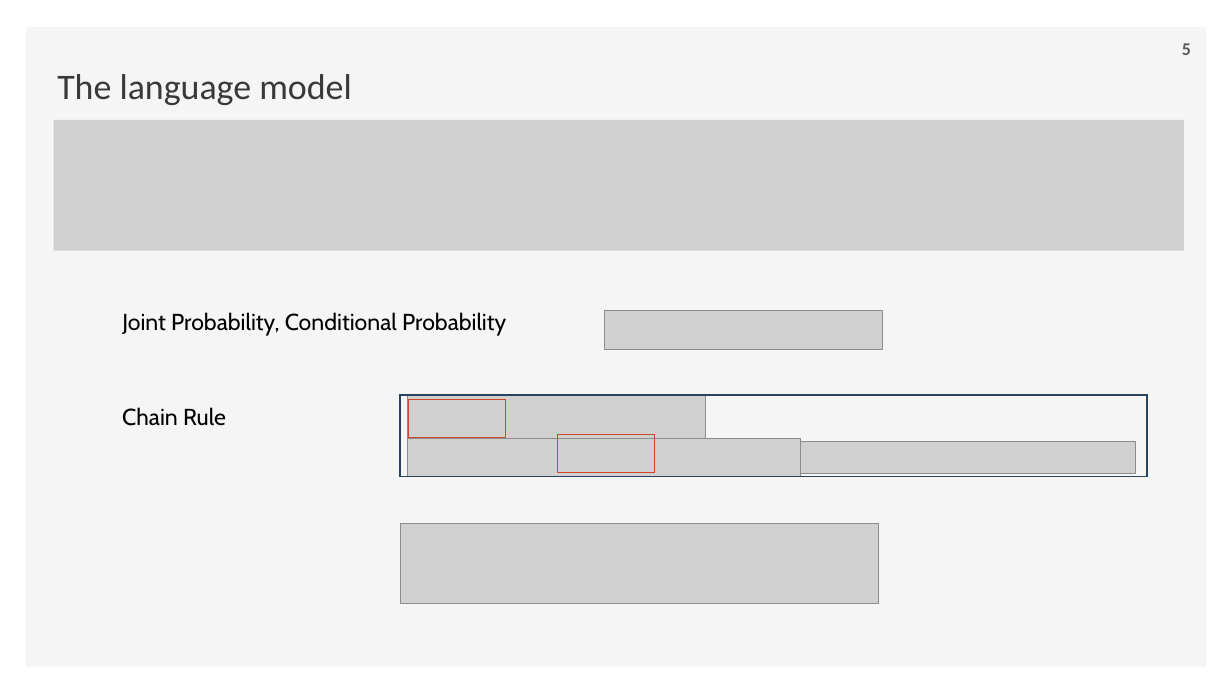
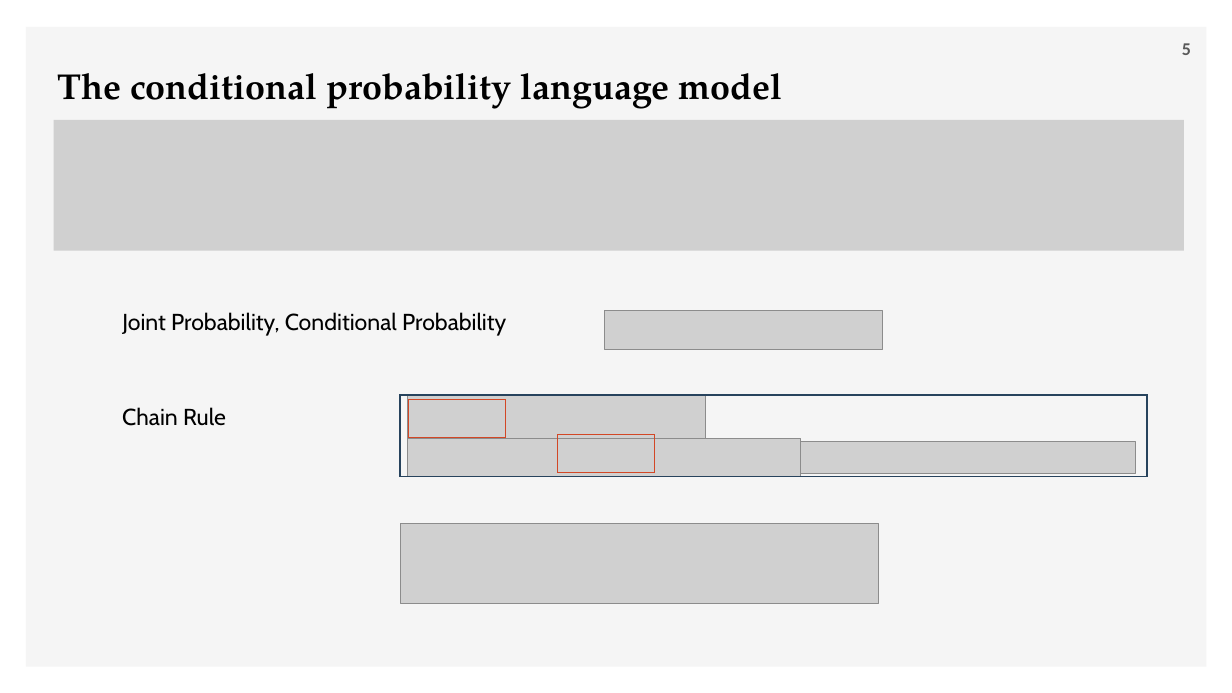
Before and after one commit to ancestor9/2026_Fall_Deep-Learning-with-Python, a slide deck: slide 5 of Chapter 15 Language models and the Transformer.pptx. Drawn at 1232x693 pixels with LibreOffice and Linux fonts; fonts in the diff are those of the drawing; grey boxes stand for pictures; background and template pictures are left out. Boxes give left, top, right and bottom in pixels: in the first picture for what was removed or moved away, otherwise in the second. Text is boxed around its words. In the diff, an @@ line names an element or a change of style, - is before the commit and + after.

```diff
--- a/Chapter 15 Language models and the Transformer.pptx
+++ b/Chapter 15 Language models and the Transformer.pptx
@@ text at (57, 73, 783, 109): text changed; font Calibri to TeX Gyre Pagella; text colour #3B3838 to #000000; bold on @@
-The language model
+The conditional probability language model
```
Also in this commit, not shown: 12 other slides changed, 2 slides added, 1 slide removed.
